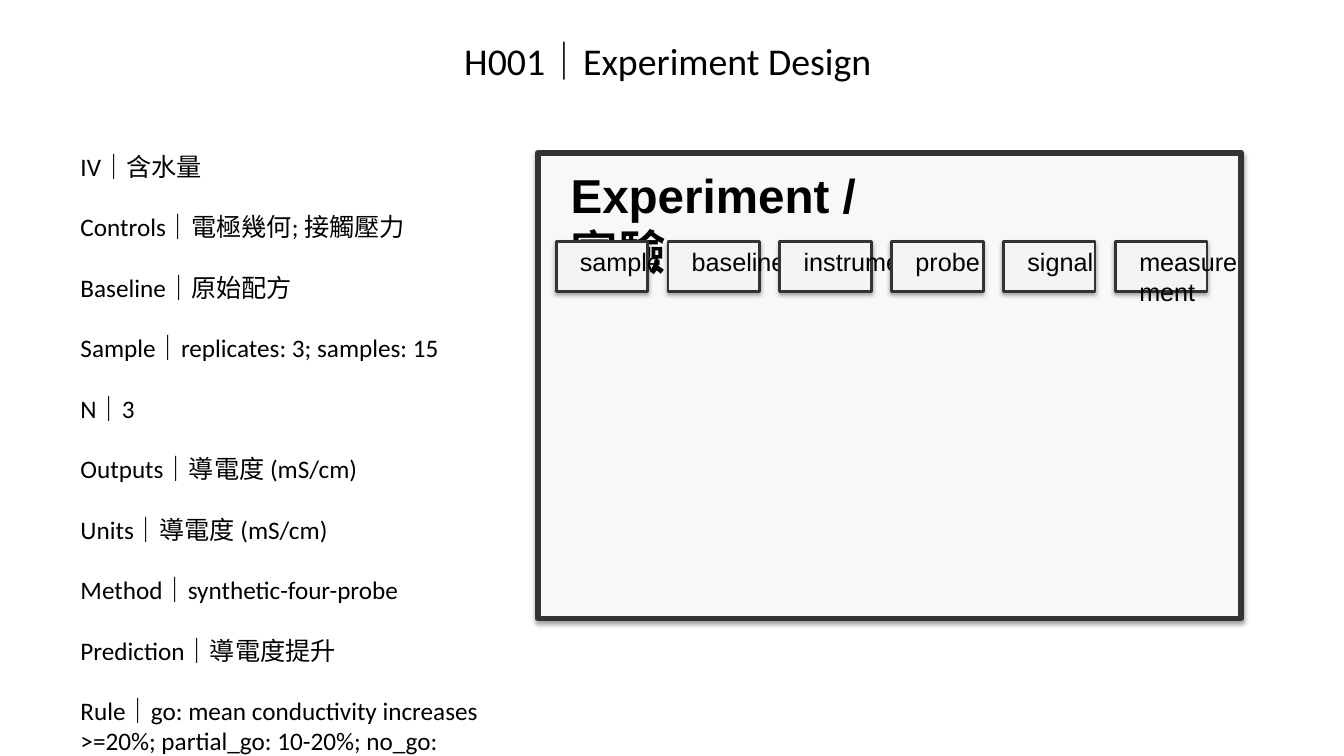
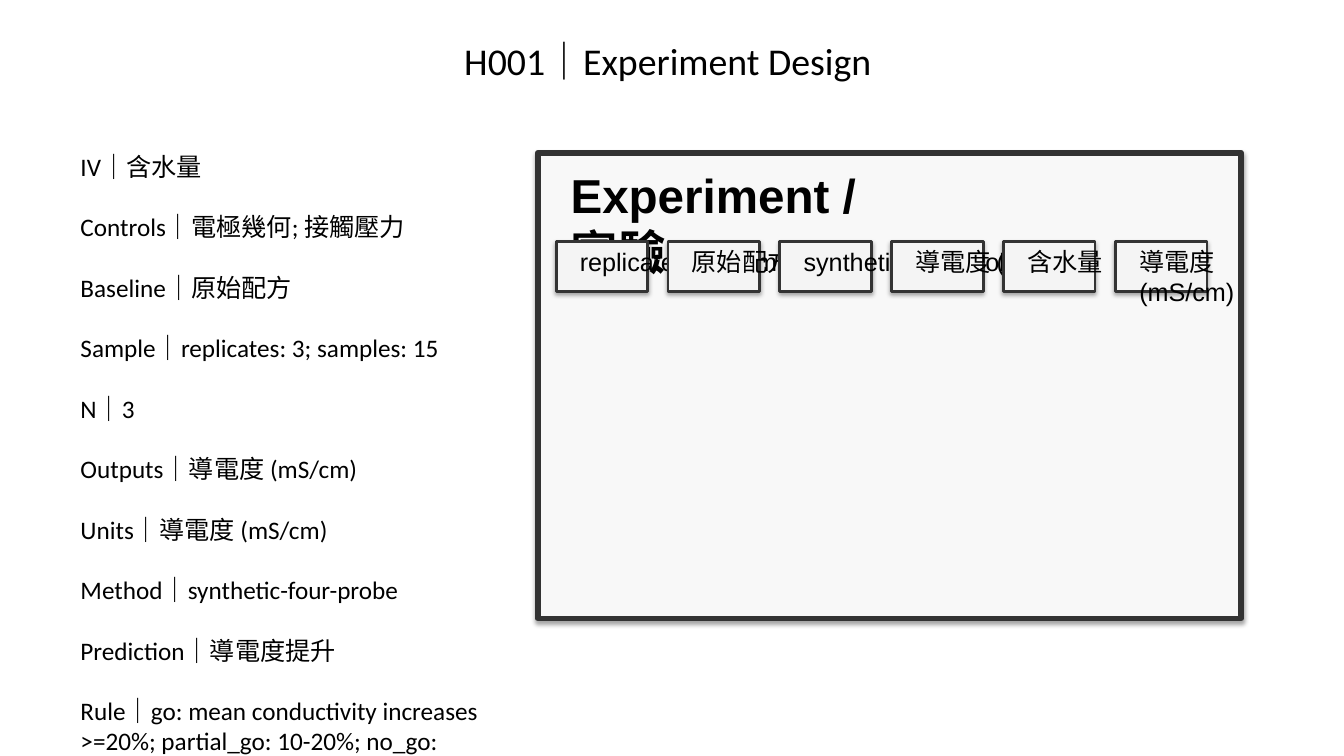
Before and after one commit to Gary0915/AI-Research-SKILLs, a slide deck: slide 8 of thesis-deck-system/artifacts/phase3/cp5-final-visual-composition-acceptance-deck.pptx. Drawn at 1344x756 pixels with LibreOffice and Linux fonts; fonts in the diff are those of the drawing. Boxes give left, top, right and bottom in pixels: in the first picture for what was removed or moved away, otherwise in the second. Text is boxed around its words. In the diff, an @@ line names an element or a change of style, - is before the commit and + after.

```diff
--- a/thesis-deck-system/artifacts/phase3/cp5-final-visual-composition-acceptance-deck.pptx
+++ b/thesis-deck-system/artifacts/phase3/cp5-final-visual-composition-acceptance-deck.pptx
@@ text at (580, 251, 865, 277): text changed @@
-sample
+replicates: 3; samples: 15
@@ text at (692, 245, 793, 277): text changed @@
-baseline
+原始配方
@@ text at (804, 251, 1028, 277): text changed @@
-instrument
+synthetic-four-probe
@@ text at (915, 245, 1092, 277): text changed @@
-probe
+導電度 (mS/cm)
@@ text at (1027, 245, 1103, 277): text changed @@
-signal
+含水量
@@ text at (1139, 245, 1234, 307): text changed @@
-measurement
+導電度 (mS/cm)
```
Also in this commit, not shown: 8 other slides changed, 33 other files.
